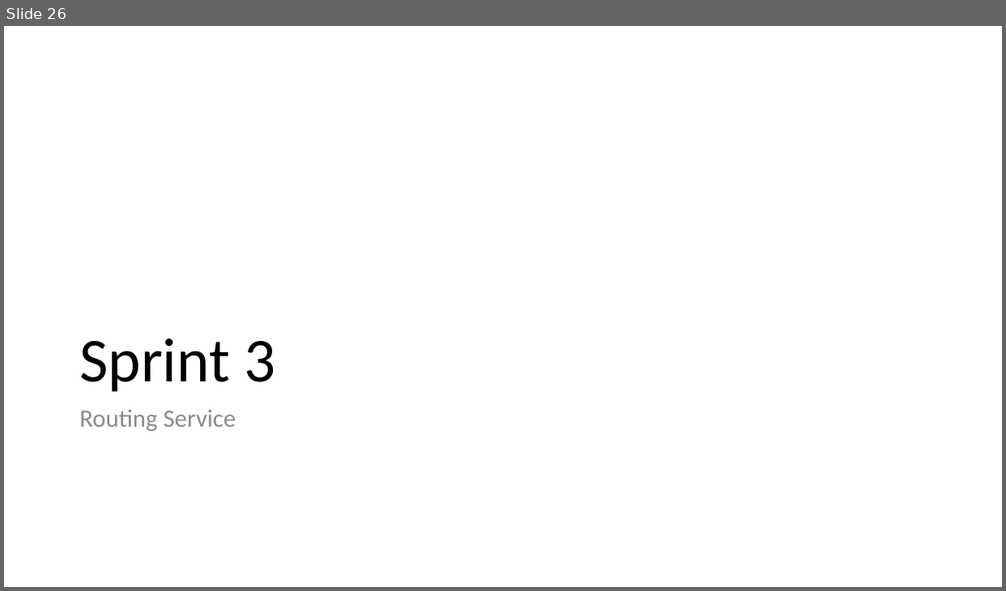
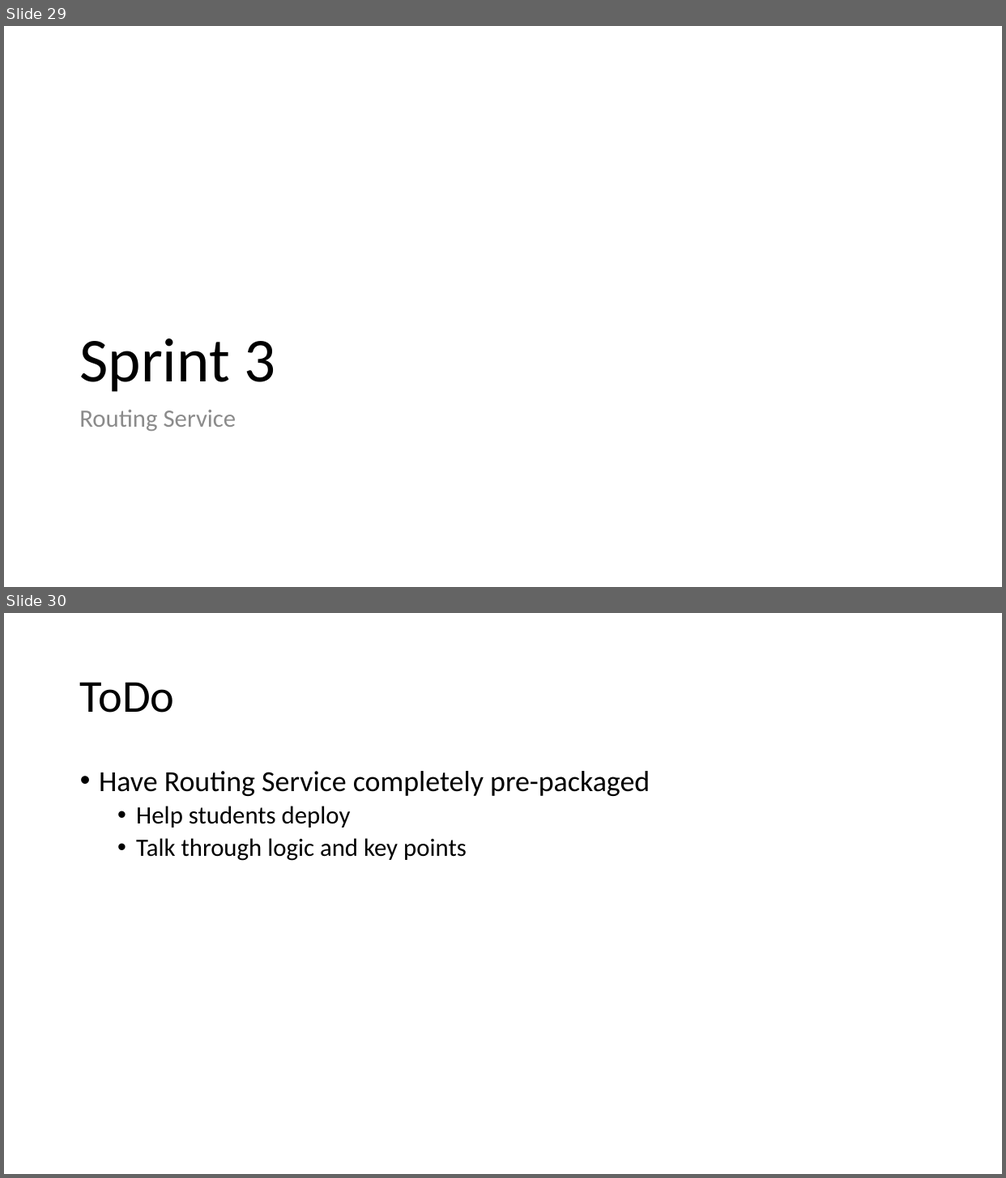
Before and after one commit to scottctr/EdaWorkshop, a slide deck: EventDrivenArchitectureWorkshop.pptx. Shown one above the other, each under a label of ours: slide 26 before the commit, slides 29 and 30 after it. The pictures are 1006x591 and 1006x1178 pixels, drawn with LibreOffice and Linux fonts; fonts in the diff are those of the drawing. Boxes give left, top, right and bottom in pixels: in the first picture for what was removed or moved away, otherwise in the second. Text is boxed around its words. In the diff, an @@ line names an element or a change of style, - is before the commit and + after.

```diff
--- a/EventDrivenArchitectureWorkshop.pptx
+++ b/EventDrivenArchitectureWorkshop.pptx
@@ slide 30 added at bbox=[4, 613, 1002, 1174], background #FFFFFF @@
@@ title added at bbox=[80, 682, 175, 713], 44 pt, text #000000 @@
+ToDo
@@ text added at bbox=[99, 771, 650, 861], 24 pt, text #000000 @@
+• Have Routing Service completely pre-packaged
+  • Help students deploy
+  • Talk through logic and key points
@@ what was slide 26 is now slide 29 @@
```
Also in this commit, not shown: 2 slides changed, 6 other slides added, 7 other files.
